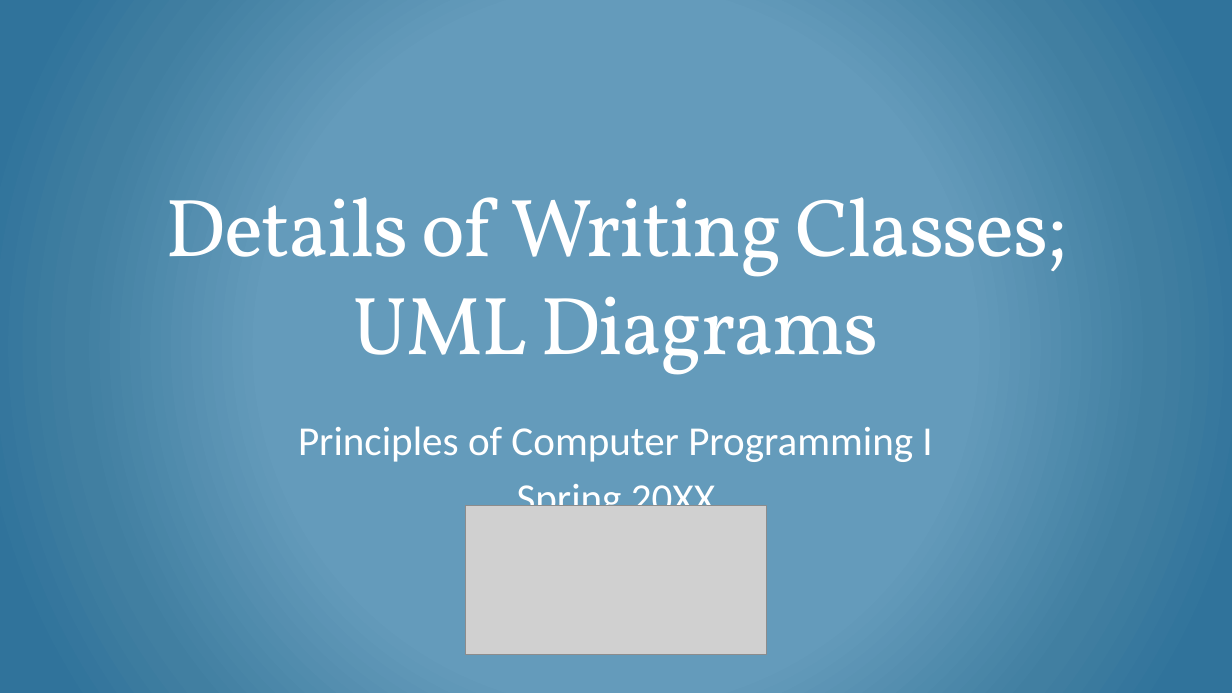
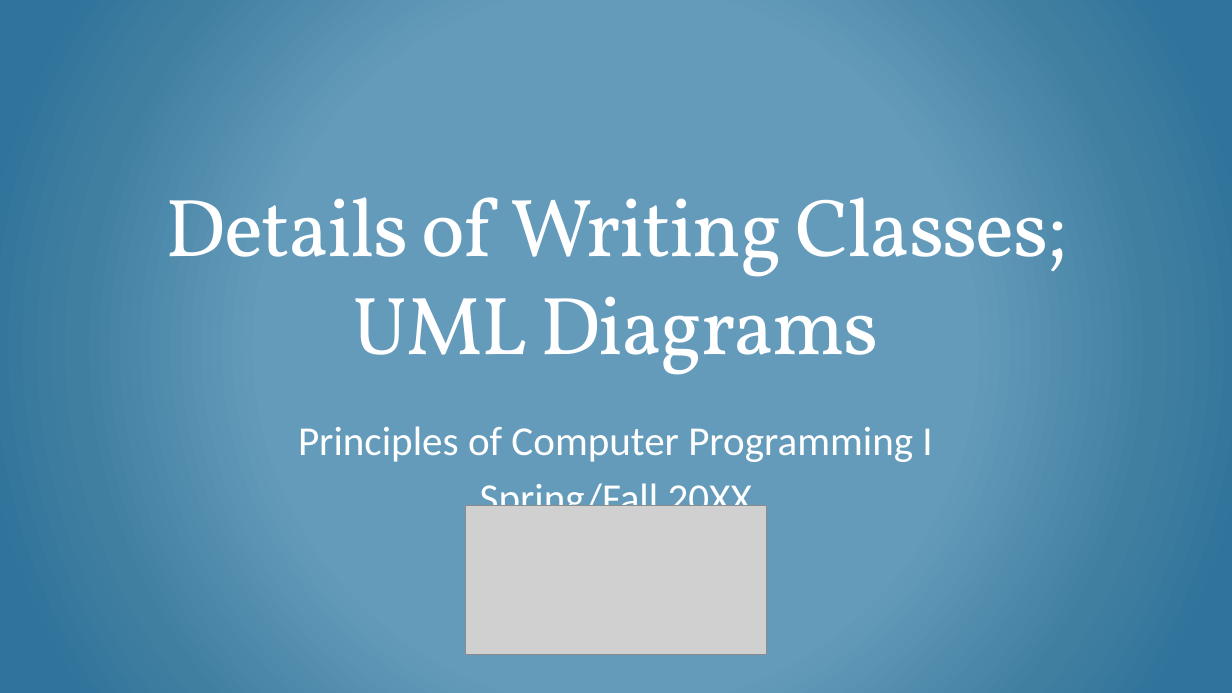
Before and after one commit to csci-1301/csci-1301.github.io, a slide deck: slide 1 of lectures/060_object_oriented_intro/Objects-Details.pptx. Drawn at 1232x693 pixels with LibreOffice and Linux fonts; fonts in the diff are those of the drawing; grey boxes stand for pictures. Boxes give left, top, right and bottom in pixels: in the first picture for what was removed or moved away, otherwise in the second. Text is boxed around its words. In the diff, an @@ line names an element or a change of style, - is before the commit and + after.

```diff
--- a/lectures/060_object_oriented_intro/Objects-Details.pptx
+++ b/lectures/060_object_oriented_intro/Objects-Details.pptx
@@ subtitle at (480, 479, 752, 506): text changed @@
-Spring 20XX
+Spring/Fall 20XX
```
Also in this commit, not shown: 34 other files.
